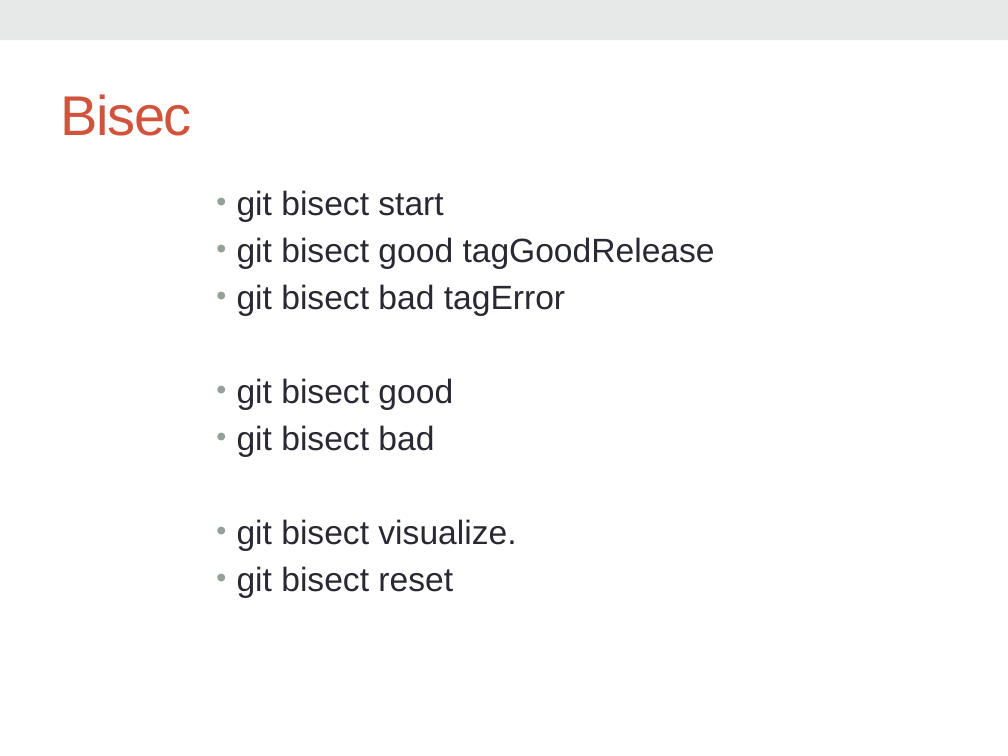
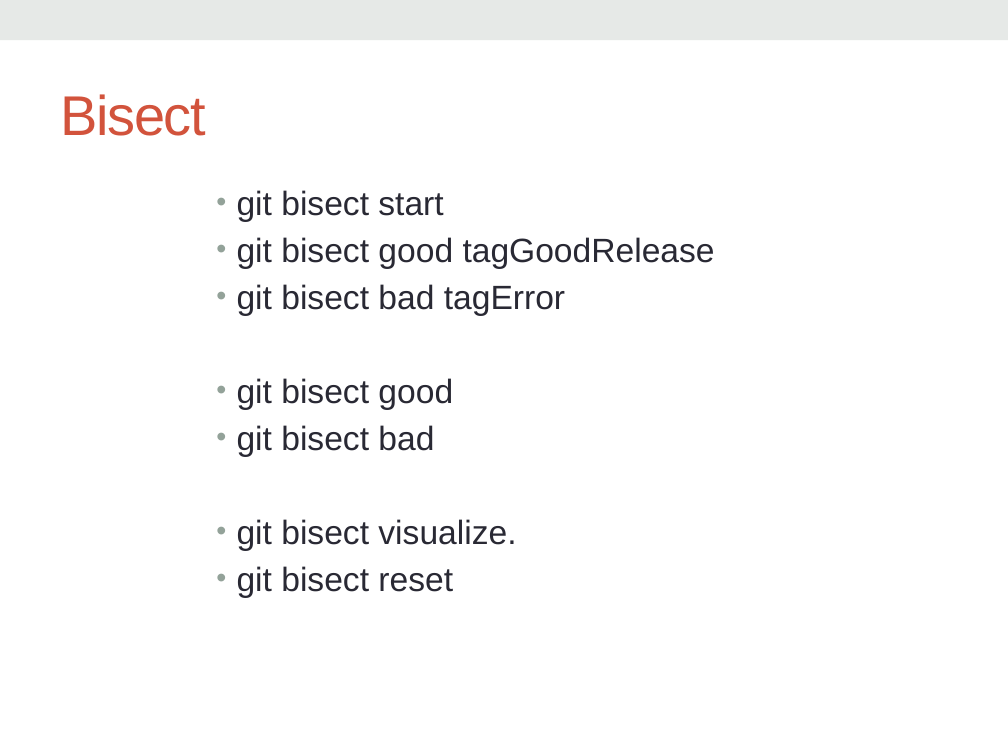
Before and after one commit to calca/ugialtnetconfv5, a slide deck: slide 20 of dcvs.pptx. Drawn at 1008x756 pixels with LibreOffice and Linux fonts; fonts in the diff are those of the drawing; background and template pictures are left out. Boxes give left, top, right and bottom in pixels: in the first picture for what was removed or moved away, otherwise in the second. Text is boxed around its words. In the diff, an @@ line names an element or a change of style, - is before the commit and + after.

Commit message:
Fix

```diff
--- a/dcvs.pptx
+++ b/dcvs.pptx
@@ title at (x1=60, y1=94, x2=205, y2=136): text changed @@
-Bisec
+Bisect
```
